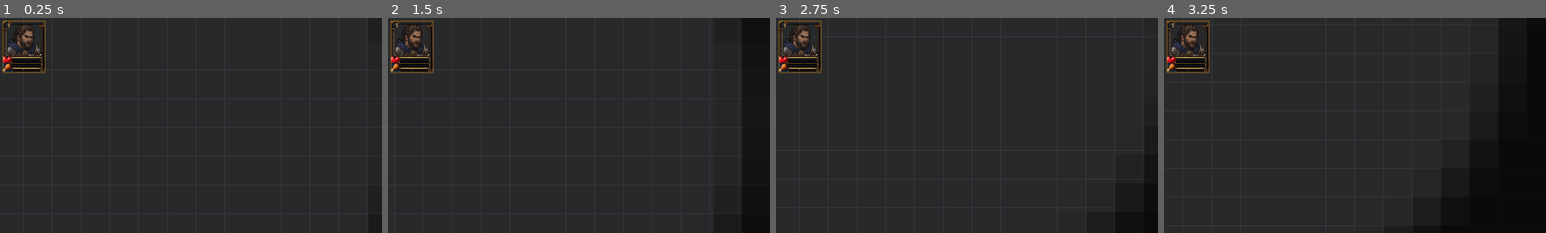
Above: before the commit, frames 1-4 (left to right).
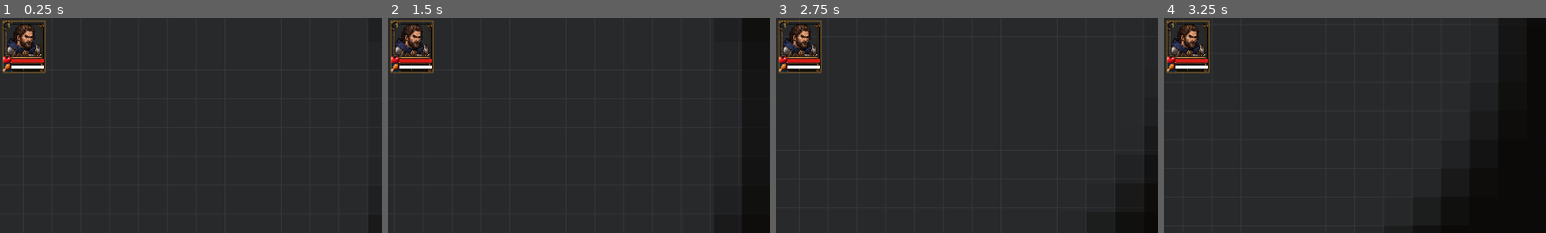
Above: after the commit, the same moments.

Repository: wchichura-maker/dnd
Game: Godot game, scene res://scenes/Main.tscn
Same seed, same stepped clock (60 frames per second), same inputs: the game is played once before the commit and once after it.
Inputs (mouse positions are % of the whole screen's width and height, from its top left):
- Up to frame 1 (0.25 s): no input
- Up to frame 2 (1.5 s): click (4, 8) at 0.5 s; tap Enter at 1.25 s; move the mouse to (72, 45) at 1.27 s; hold D from 1.28 s (still down); tap I at 1.35 s; click (72, 45) at 1.42 s
- Up to frame 3 (2.75 s): tap Space at 1.52, 2.27 s; move the mouse to (30, 55) at 2.02 s; release D at 2.03 s; hold S from 2.03 s (still down); tap 1 at 2.1 s
- Up to frame 4 (3.25 s): move the mouse to (60, 28) at 2.77 s; release S at 2.78 s; hold D from 2.78 s (still down); tap 2 at 2.85 s
The pictures show only the part of the screen within x 1-51%, y 1-51%; the shares and areas given below are measured in that part.

The runs differ from the first frame. In frame 1, 0.6% of the frame differs, in the area x 2-12%, y 3-24%; in frame 2, 0.6%; in frame 3, 0.6%; in frame 4, 0.5%.

Commit message:
Initialize PartyPortrait resource values

Diff:
--- a/godot/scripts/PartyPortrait.gd
+++ b/godot/scripts/PartyPortrait.gd
@@ -15,10 +15,10 @@
 @export var character_id: String = "player-01"
 
 var level: int = 1
-var current_hp: float = 0.0
-var max_hp: float = 0.0
-var current_food: float = 0.0
-var max_food: float = 0.0
+var current_hp: float = 30.0
+var max_hp: float = 30.0
+var current_food: float = 100.0
+var max_food: float = 100.0
 var selected: bool = false
 var active: bool = false
 var conditions: Array = []
@@ -35,6 +35,9 @@
 	mouse_filter = Control.MOUSE_FILTER_STOP
 	texture_filter = CanvasItem.TEXTURE_FILTER_NEAREST
 	$ClickTarget.pressed.connect(_on_pressed)
+	hp_bar.set_value(current_hp, max_hp)
+	food_bar.set_value(current_food, max_food)
+	level_badge.text = str(level)
 	_set_visuals()
 
 func apply_data(data: Dictionary) -> void:
